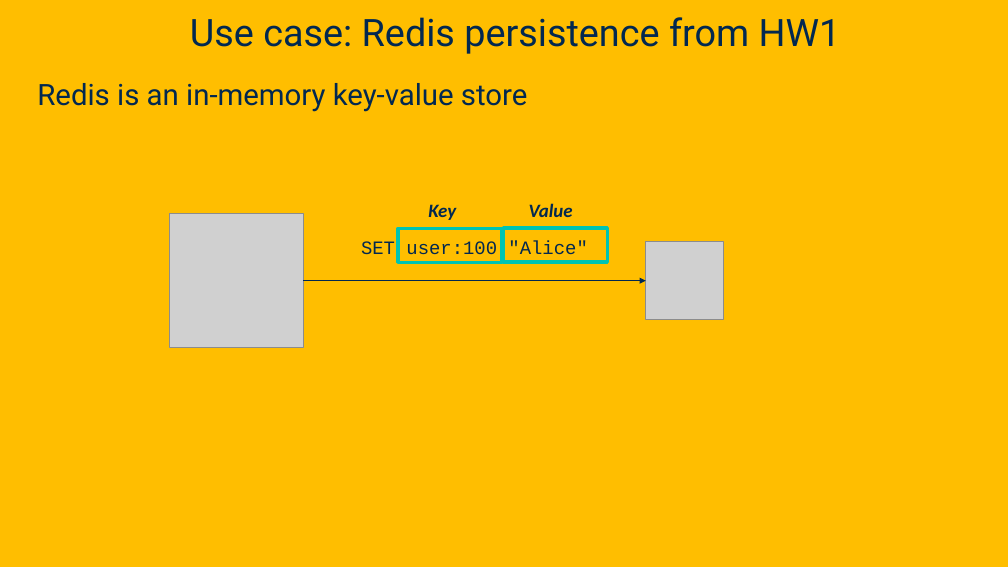
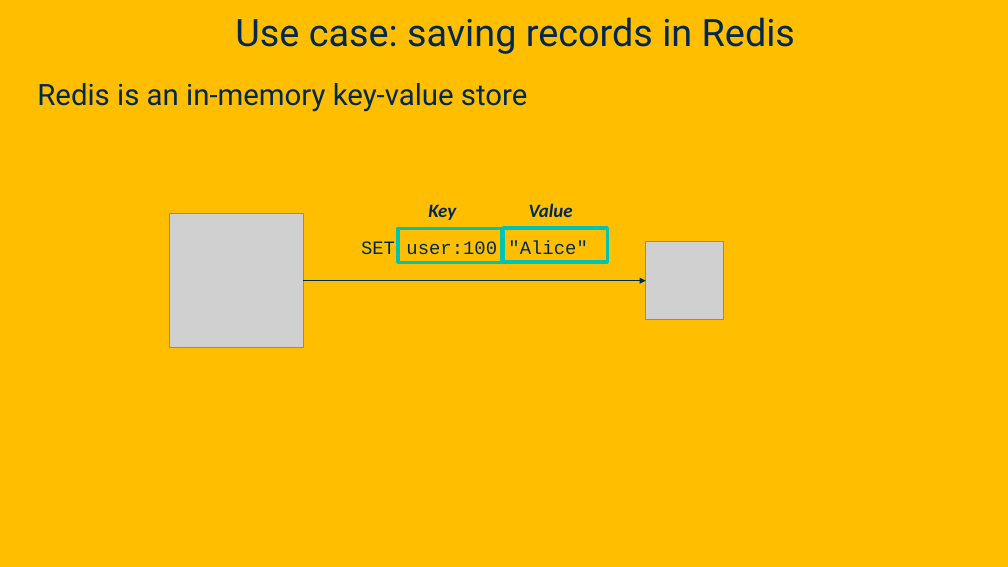
Before and after one commit to davsec-teaching/ECS_160, a slide deck: slide 3 of slides/Reflection.pptx. Drawn at 1008x567 pixels with LibreOffice and Linux fonts; fonts in the diff are those of the drawing; grey boxes stand for pictures; background and template pictures are left out. Boxes give left, top, right and bottom in pixels: in the first picture for what was removed or moved away, otherwise in the second. Text is boxed around its words. In the diff, an @@ line names an element or a change of style, - is before the commit and + after.

```diff
--- a/slides/Reflection.pptx
+++ b/slides/Reflection.pptx
@@ title at <box>235,17,795,54</box>: text changed @@
-Use case: Redis persistence from HW1
+Use case: saving records in Redis
```
Also in this commit, not shown: 23 other slides changed, 1 other file.
